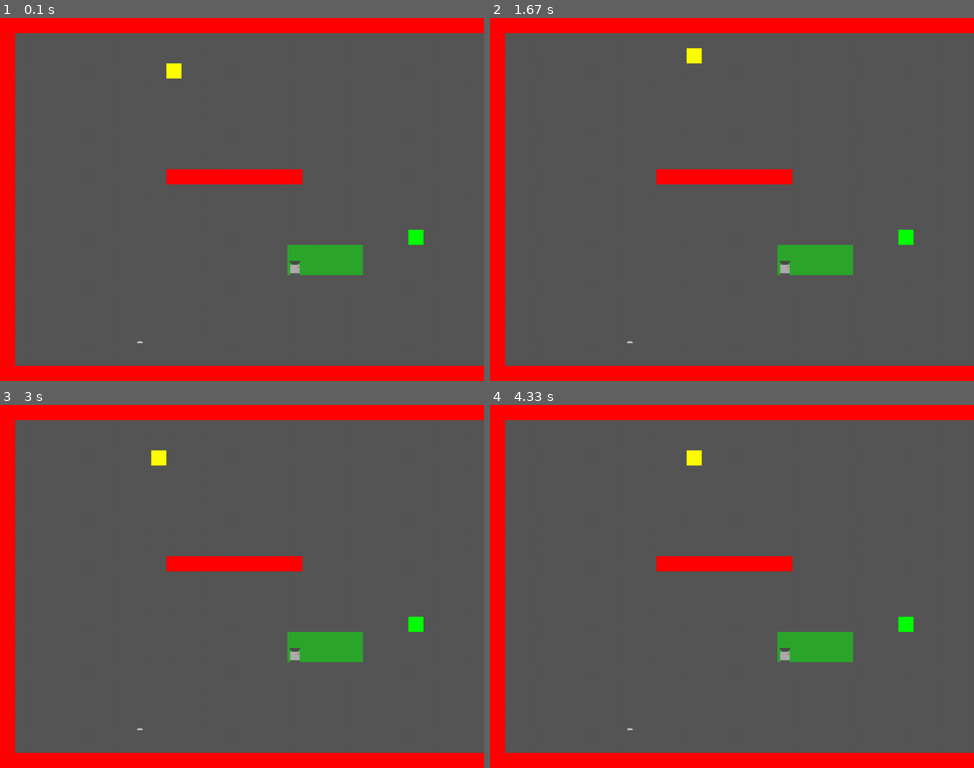
Above: before the commit, frames 1-4 (two rows, left to right).
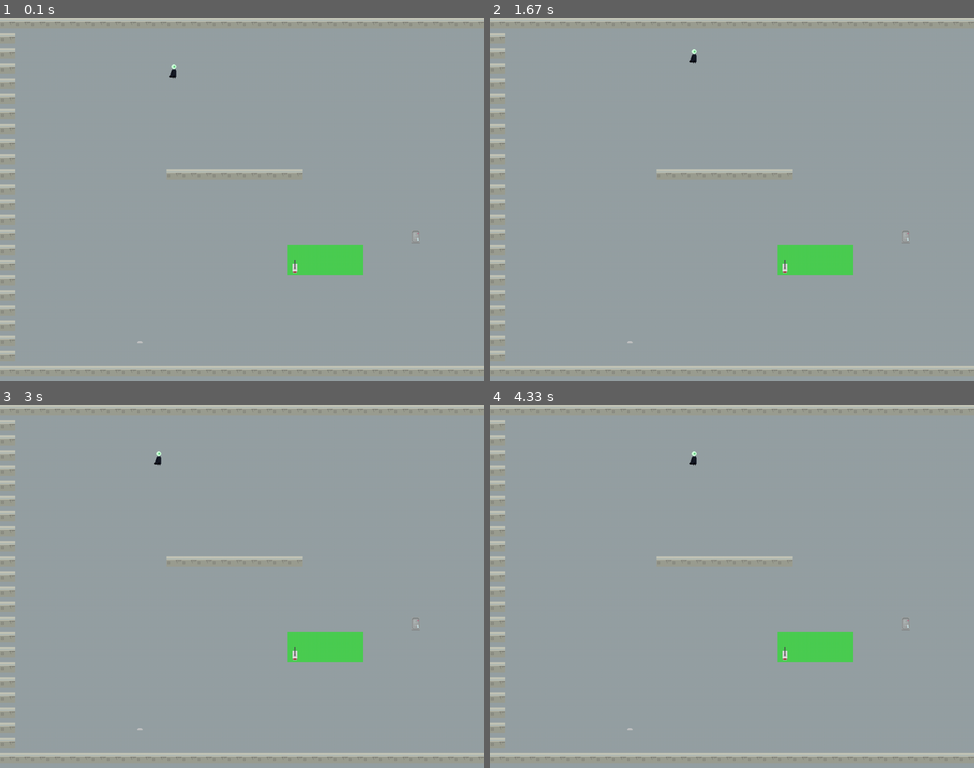
Above: after the commit, the same moments.

Repository: kikiloveyou-0/Rezilium
Game: pygame game, started from main.py
Two runs of this game, one before a commit and one after it. Both use one fixed random seed, a clock stepped at 60 frames per second and the inputs below.
Inputs:
- Up to frame 1 (0.1 s): no input
- Up to frame 2 (1.67 s): hold Right 0.33-0.8 s; hold Up 0.83-1.13 s; hold Right 1.17-1.63 s
- Up to frame 3 (3 s): hold Left 1.67-2.2 s; hold Down 2.23-2.53 s; hold Left 2.57-2.97 s
- Up to frame 4 (4.33 s): hold Up 3-3.37 s; hold Right 3.4-4.03 s; hold Down from 4.07 s (still down)

The runs differ from the first frame. In frame 1, 100% of the frame differs, in the area x 0-100%, y 0-100%; in frame 2, 100%; in frame 3, 100%; in frame 4, 100%.

Commit message:
Ajouts de la tile map

Diff:
--- a/main.py
+++ b/main.py
@@ -13,6 +13,7 @@
         pygame.key.set_repeat(500, 100)
         self.loadData()
         self.keyFound = False
+
 
     def loadData(self):
         gameFolder = path.dirname(__file__)
@@ -108,7 +109,7 @@
         if self.view.x <= self.player.x < self.view.x1 and self.view.y <= self.player.y < self.view.y1:
             print("detecté")
             self.view.image.fill(RED)
-            self.camera.image = pygame.image.load('sprites/camera/camera_detecté/camera_right.png').convert_alpha()
+            self.camera.image = pygame.image.load('Tiles/images/Tilemap_15.png').convert_alpha()
         pass
 
 game = Game()
--- a/settings.py
+++ b/settings.py
@@ -5,7 +5,7 @@
 GREEN = (0, 255, 0)
 RED = (255, 0, 0)
 YELLOW = (255, 255, 0)
-FLOORGREY = (86, 86, 86)
+FLOORGREY = (150, 160, 164)
 
 WIDTH = 1024
 HEIGHT = 768
--- a/sprites.py
+++ b/sprites.py
@@ -7,8 +7,8 @@
         self.game = game
         self.groups = game.allSprites
         pygame.sprite.Sprite.__init__(self, self.groups)
-        self.image = pygame.Surface((TILESIZE, TILESIZE))
-        self.image.fill(YELLOW)
+
+        self.image = pygame.image.load('Tiles/images/Player.png')
         self.rect = self.image.get_rect()
         self.x = x
         self.y = y
@@ -48,8 +48,7 @@
         self.groups = game.allSprites, game.keyGroup
         self.game = game
         pygame.sprite.Sprite.__init__(self, self.groups)
-        self.image = pygame.Surface((TILESIZE, TILESIZE))
-        self.image.fill(GREEN)
+        self.image = pygame.image.load('Tiles/images/Key.png')
         self.rect = self.image.get_rect()
         self.x = x
         self.y = y
@@ -66,7 +65,7 @@
         pygame.sprite.Sprite.__init__(self, self.groups)
         self.facing = facing
         if self.facing == "up":
-            IMAGE = pygame.image.load('sprites/camera/camera_detecté/camera_up.png').convert_alpha()
+            IMAGE = pygame.image.load('Tiles/images/Tilemap_15.png').convert_alpha()
         self.image = IMAGE
         self.rect = self.image.get_rect()
         self.x = x
@@ -100,8 +99,7 @@
         self.groups = game.allSprites, game.walls
         pygame.sprite.Sprite.__init__(self, self.groups)
         self.game = game
-        self.image = pygame.Surface((TILESIZE, TILESIZE))
-        self.image.fill(RED)
+        self.image = pygame.image.load('Tiles/images/wall.png')
         self.rect = self.image.get_rect()
         self.x = x
         self.y = y
Binary file added: Tiles/images/Key.png
Binary file added: Tiles/images/Player.png
Binary file added: Tiles/images/Tilemap_01.png
Binary file added: Tiles/images/Tilemap_03.png
Binary file added: Tiles/images/Tilemap_04.png
Binary file added: Tiles/images/Tilemap_05.png
Binary file added: Tiles/images/Tilemap_07.png
Binary file added: Tiles/images/Tilemap_08.png
Binary file added: Tiles/images/Tilemap_09.png
Binary file added: Tiles/images/Tilemap_10.png
Binary file added: Tiles/images/Tilemap_11.png
Binary file added: Tiles/images/Tilemap_15.png
(and 9 more such lines)
